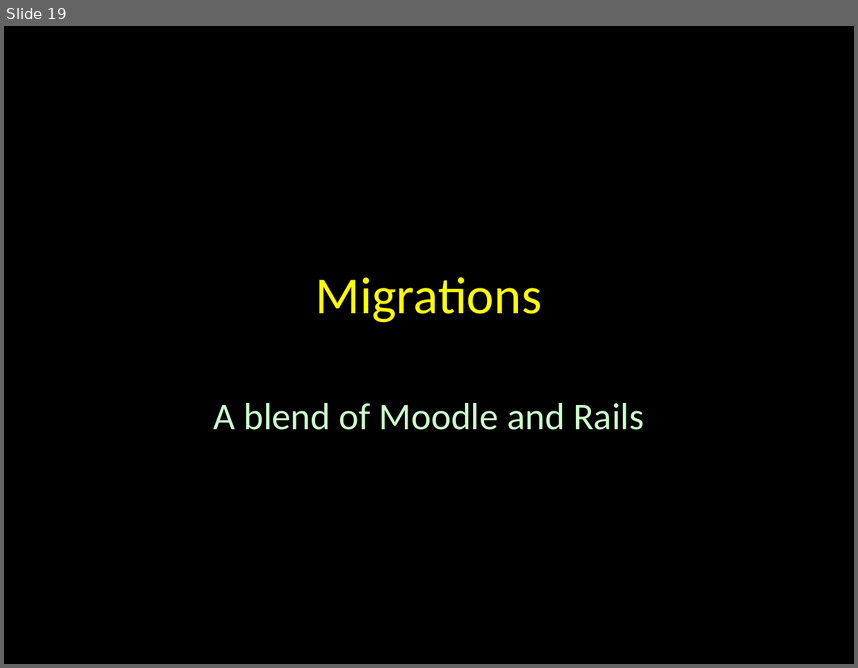
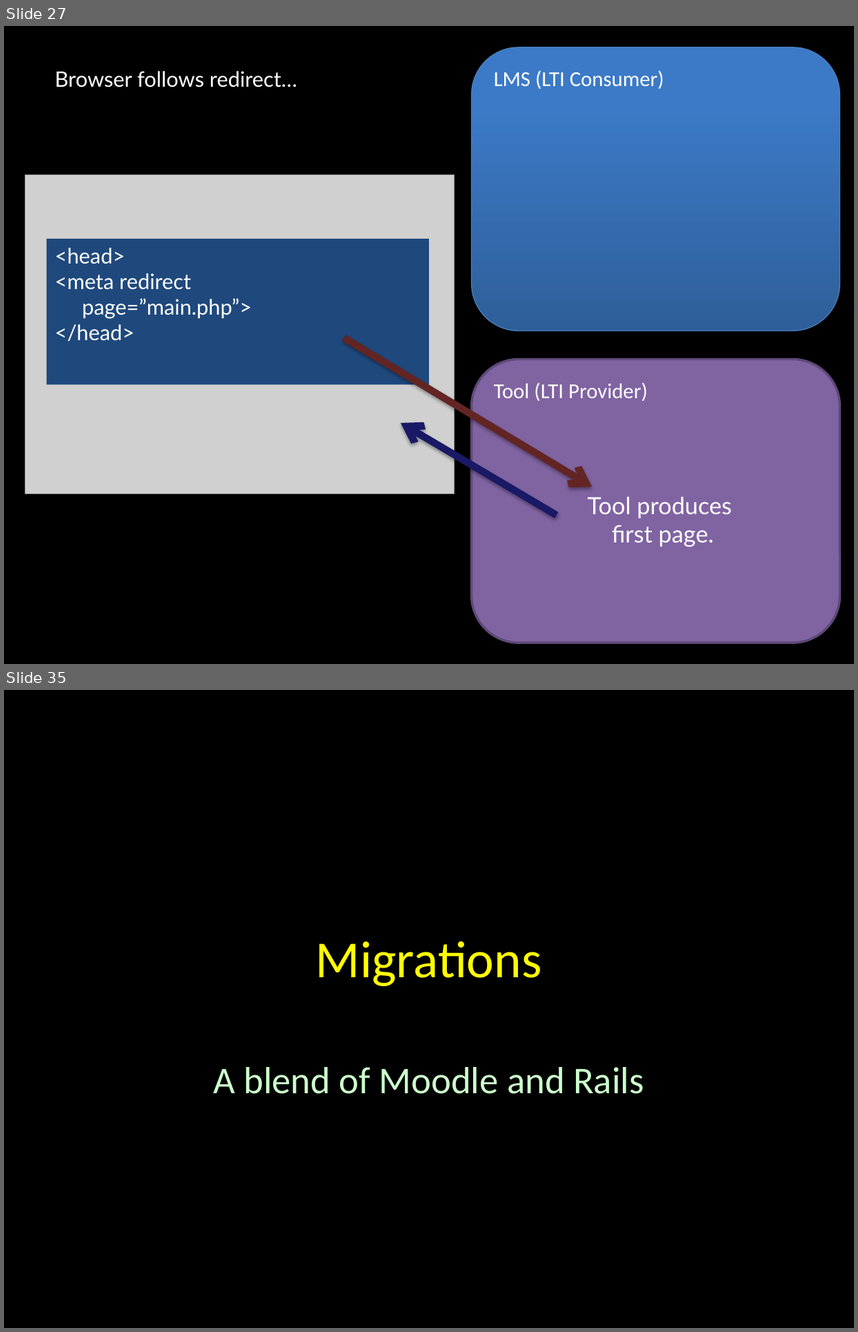
Before and after one commit to tsugiproject/tsugi, a slide deck: docs/lectures/02-Data-Model.pptx. Shown one above the other, each under a label of ours: slide 19 before the commit, slides 27 and 35 after it; the slides between them are not shown. The pictures are 858x668 and 858x1332 pixels, drawn with LibreOffice and Linux fonts; fonts in the diff are those of the drawing; grey boxes stand for pictures. Boxes give left, top, right and bottom in pixels: in the first picture for what was removed or moved away, otherwise in the second. Text is boxed around its words. In the diff, an @@ line names an element or a change of style, - is before the commit and + after.

```diff
--- a/docs/lectures/02-Data-Model.pptx
+++ b/docs/lectures/02-Data-Model.pptx
@@ slide 27 added at <box>4,26,854,664</box>, background #000000 @@
@@ rounded rectangle added at <box>472,47,840,330</box>, fill gradient #2F5F99 to #3D7CC7 to #3A7CCB, outline #4B7EBC 0.75 pt, 18 pt, text #FFFFFF @@
+LMS (LTI Consumer)
@@ text added at <box>55,71,297,87</box>, 18 pt, text #FFFFFF @@
+Browser follows redirect…
@@ picture added at <box>25,175,455,494</box> @@
@@ rectangle added at <box>47,239,429,385</box>, fill #1F497D, 18 pt, text #FFFFFF @@
+<head>
+<meta redirect
+page=”main.php”>
+</head>
@@ arrow added from (344, 338) to (593, 487), #632523 6 pt @@
@@ rounded rectangle added at <box>472,359,840,642</box>, fill #8064A2, outline #5F4A78 2 pt, 18 pt, text #FFFFFF @@
+Tool (LTI Provider)
@@ arrow added from (557, 515) to (401, 423), #191966 6 pt @@
@@ text added at <box>588,497,732,546</box>, 20 pt, text #FFFFFF @@
+Tool produces
+first page.
@@ what was slide 19 is now slide 35 @@
```
Also in this commit, not shown: 4 slides changed, 15 other slides added.
